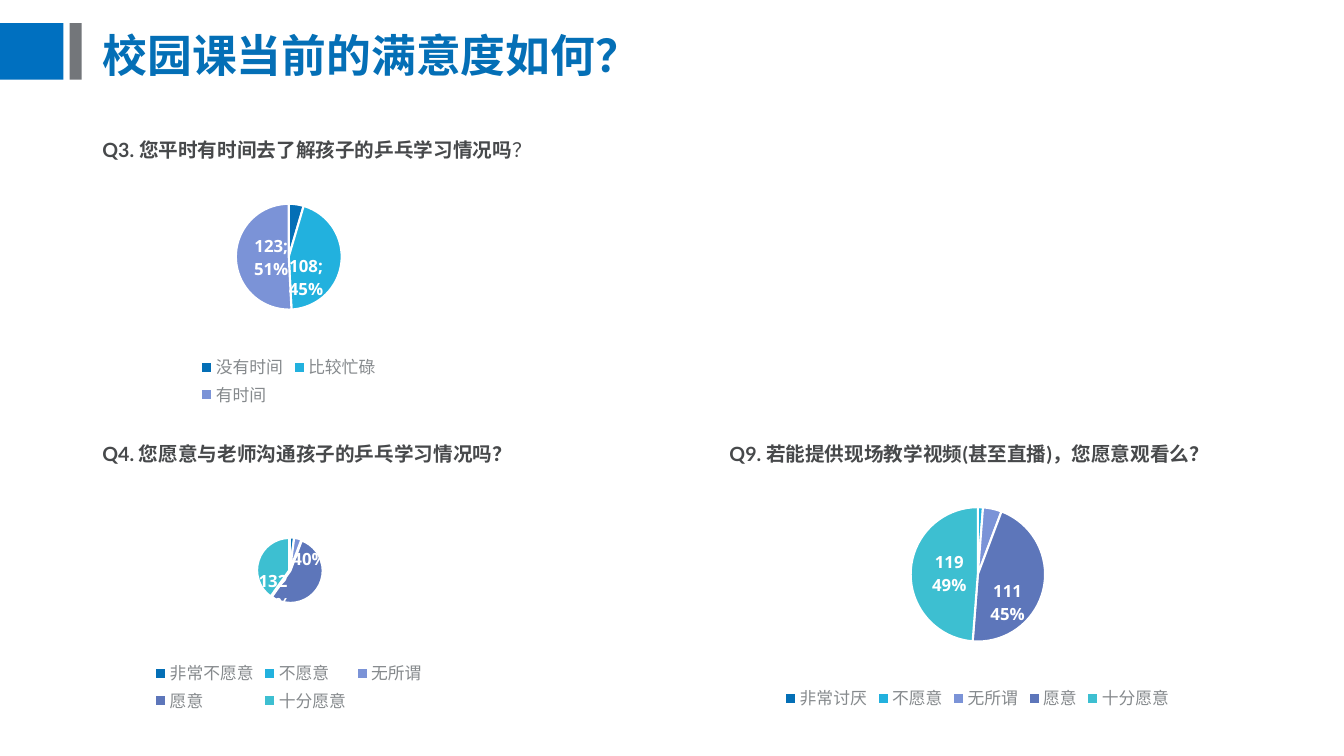
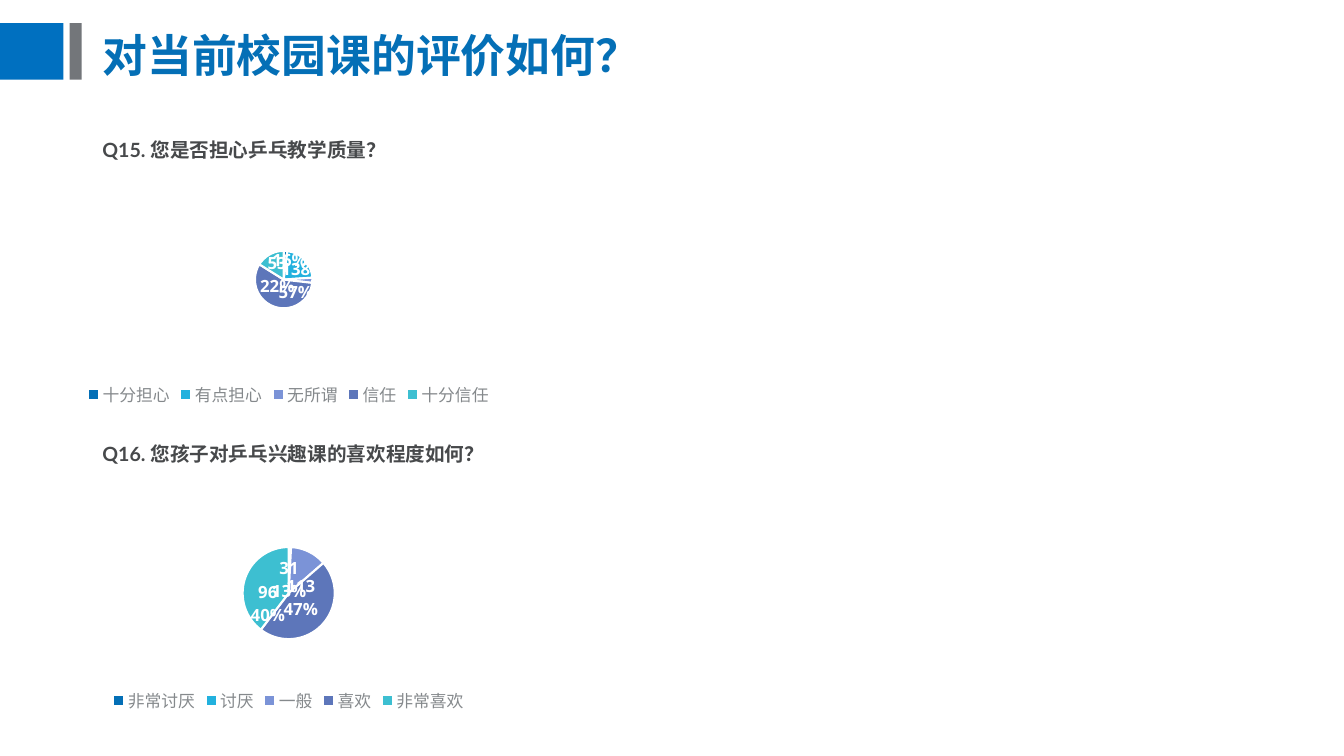
Before and after one commit to BursonHandsom/trainBusiness-ydl, a slide deck: slide 12 of 校园课问卷调研.pptx (slide 11 before the commit). Drawn at 1344x756 pixels with LibreOffice and Linux fonts; fonts in the diff are those of the drawing. Boxes give left, top, right and bottom in pixels: in the first picture for what was removed or moved away, otherwise in the second. Text is boxed around its words. In the diff, an @@ line names an element or a change of style, - is before the commit and + after.

```diff
--- a/校园课问卷调研.pptx
+++ b/校园课问卷调研.pptx
@@ title at box(102, 33, 640, 76): text changed @@
-校园课当前的满意度如何？
+对当前校园课的评价如何？
@@ text at box(102, 140, 386, 160): text changed @@
-Q3. 您平时有时间去了解孩子的乒乓学习情况吗？
+Q15. 您是否担心乒乓教学质量？
@@ pie chart added at box(0, 190, 594, 410) @@
+categories: 十分担心, 有点担心, 无所谓, 信任, 十分信任
+Series 1: 5, 53, 7, 138, 39
@@ pie chart removed at box(156, 190, 420, 410) @@
-categories: 没有时间, 比较忙碌, 有时间
-Series 1: 11, 108, 123
@@ text at box(102, 444, 484, 464): text changed @@
-Q4. 您愿意与老师沟通孩子的乒乓学习情况吗？
+Q16. 您孩子对乒乓兴趣课的喜欢程度如何？
@@ text removed at box(729, 444, 1209, 464) @@
-Q9. 若能提供现场教学视频(甚至直播)，您愿意观看么？
@@ pie chart at box(0, 496, 594, 717) @@
-categories: 非常不愿意, 不愿意, 无所谓, 愿意, 十分愿意
+categories: 非常讨厌, 讨厌, 一般, 喜欢, 非常喜欢
-Series 1: 5, 0, 9, 132, 98
+Series 1: 0, 2, 31, 113, 96
@@ data labels of Series 1 changed @@
@@ pie chart: place and size @@
-pie chart at box(23, 496, 554, 717)
+pie chart at box(0, 496, 594, 717)
@@ pie chart removed at box(673, 493, 1284, 714) @@
-categories: 非常讨厌, 不愿意, 无所谓, 愿意, 十分愿意
-Series 1: 0, 3, 11, 111, 119
```
Also in this commit, not shown: 3 other slides changed, 4 slides added, 3 slides removed, 2 other files.
